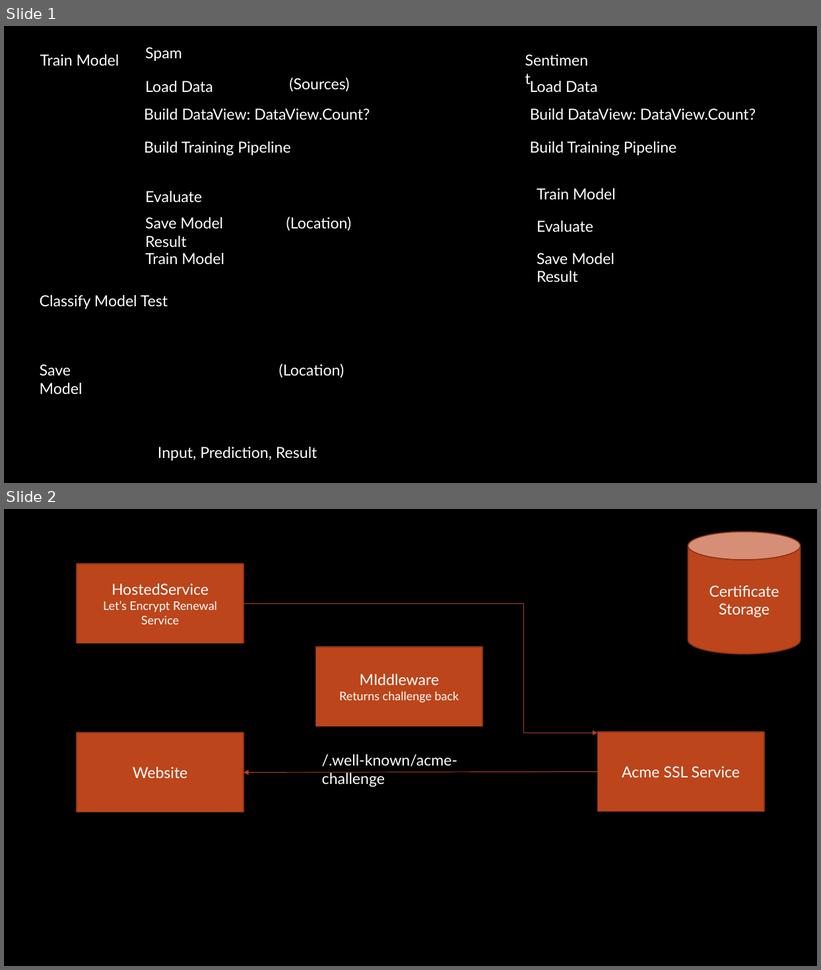
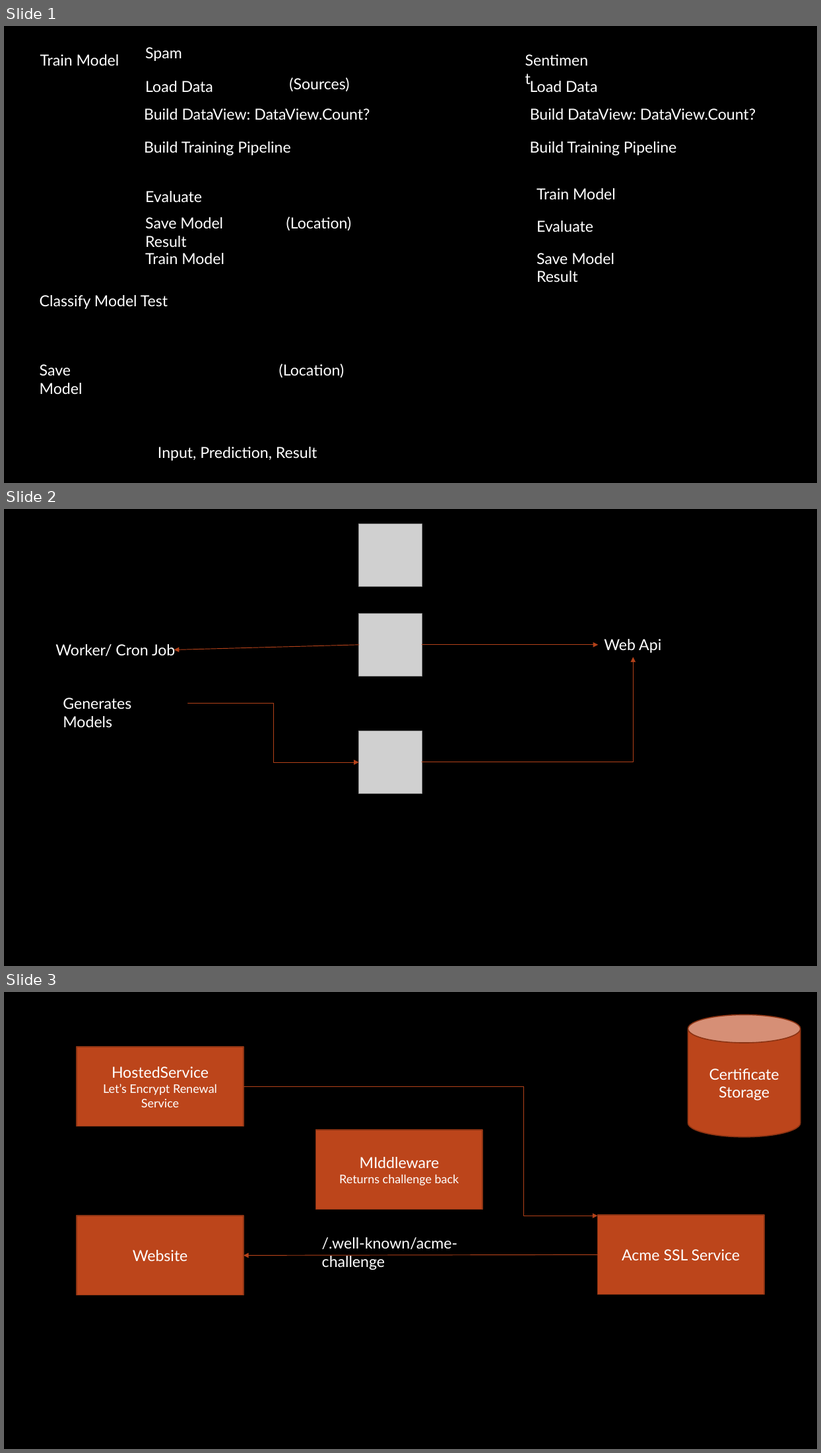
Before and after one commit to kdcllc/Bet.AspNetCore, a slide deck: Diagrams.pptx. Shown one above the other, each under a label of ours: slides 1 and 2 before the commit, slides 1, 2 and 3 after it. The pictures are 821x970 and 821x1453 pixels, drawn with LibreOffice and Linux fonts; fonts in the diff are those of the drawing; grey boxes stand for pictures; background and template pictures are left out. Boxes give left, top, right and bottom in pixels: in the first picture for what was removed or moved away, otherwise in the second. Text is boxed around its words. In the diff, an @@ line names an element or a change of style, - is before the commit and + after.

```diff
--- a/Diagrams.pptx
+++ b/Diagrams.pptx
@@ slide 2 added at [4,509,817,966], background picture (left out) @@
@@ picture added at [359,524,422,586] @@
@@ picture added at [359,613,422,676] @@
@@ text added at [55,644,175,656], 18 pt, text #FFFFFF @@
+Worker/ Cron Job
@@ arrow added from (359, 645) to (174, 650), #B4421A 0.75 pt @@
@@ arrow added from (422, 645) to (598, 645), #B4421A 0.75 pt @@
@@ text added at [604,639,661,653], 18 pt, text #FFFFFF @@
+Web Api
@@ elbow arrow added from (422, 762) to (634, 657), #B4421A 0.75 pt @@
@@ text added at [63,698,131,728], 18 pt, text #FFFFFF @@
+Generates Models
@@ elbow arrow added from (188, 704) to (359, 762), #B4421A 0.75 pt @@
@@ picture added at [359,731,422,794] @@
@@ what was slide 2 is now slide 3 @@
```
Also in this commit, not shown: 29 other files.
